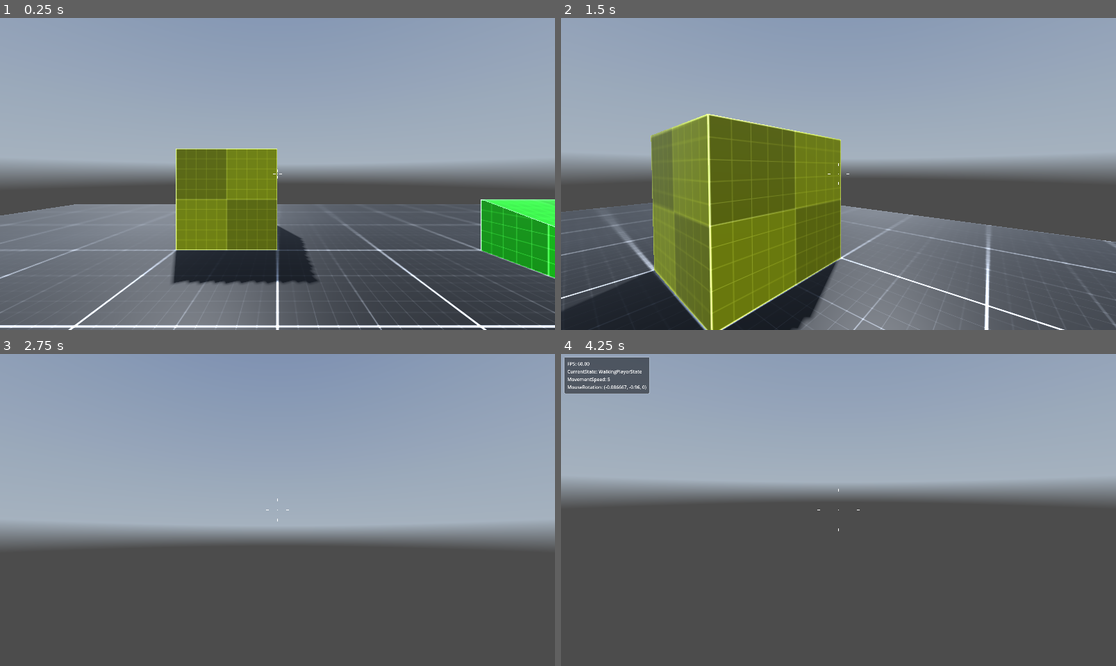
Above: before the commit, frames 1-4 (two rows, left to right).
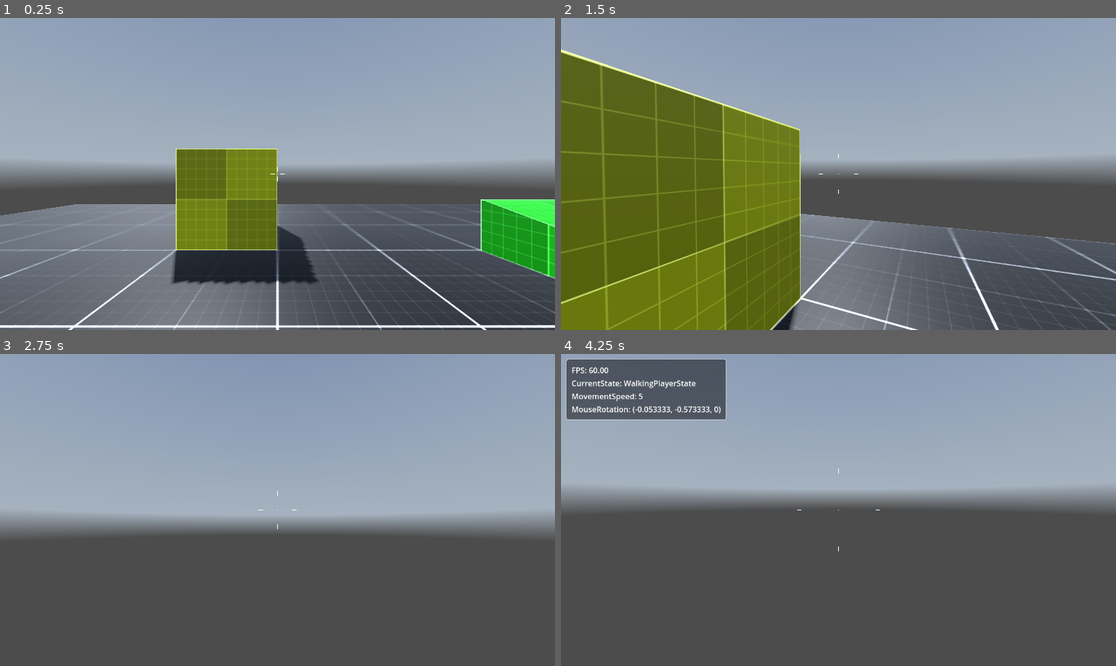
Above: after the commit, the same moments.

Repository: kiowe/shooter-game-godot
Game: Godot game, scene res://levels/level_001.tscn
Two runs of this game, one before a commit and one after it. Both use one fixed random seed, a clock stepped at 60 frames per second and the inputs below. A sky picture missing from this copy of the repository is replaced by a grey-blue gradient.
Inputs (mouse positions are in pixels of both pictures, inside the frame that each line leads up to):
- Up to frame 1 (0.25 s): no input
- Up to frame 2 (1.5 s): tap Enter at 0.5 s; move the mouse to (866, 174) at 0.52 s; hold C (crouch) 0.53-1.28 s; hold W (move_forward) from 0.53 s (still down); tap Space (jump) at 0.77, 1.07 s; tap Shift (sprint) at 0.8, 1.35 s; move the mouse to (810, 174) at 1.27 s
- Up to frame 3 (2.75 s): keep holding W (move_forward); tap Space (jump) at 1.52, 1.55, 1.82, 2.1 s; move the mouse to (288, 503) at 2.02 s; hold C (crouch) from 2.03 s (still down)
- Up to frame 4 (4.25 s): keep holding W (move_forward); move the mouse to (832, 516) at 2.77 s; release C (crouch) at 2.78 s; tap C (crouch) at 2.85 s; tap Space (jump) at 3.02, 3.32, 3.77, 3.8, 4.07 s; tap Shift (sprint) at 3.05 s; move the mouse to (877, 513) at 3.52 s; hold Shift (sprint) from 3.53 s (still down); tap ` (debug) at 4.15 s

The runs differ from the first frame. In frame 1, less than 0.1% of the frame differs, in the area x 48-52%, y 47-53%; in frame 2, 31%, in the area x 0-100%, y 10-100%; in frame 3, 8.1%; in frame 4, 10%.

Commit message:
optimized state machine

Diff:
--- a/controllers/fps_controller.tscn
+++ b/controllers/fps_controller.tscn
@@ -157,6 +157,45 @@
 tracks/8/interp = 1
 tracks/8/loop_wrap = true
 tracks/8/keys = {
+"handle_modes": PackedInt32Array(0),
+"points": PackedFloat32Array(0, -0.25, 0, 0.25, 0),
+"times": PackedFloat32Array(0)
+}
+
+[sub_resource type="Animation" id="Animation_t1egt"]
+resource_name = "Sprinting"
+length = 1.2
+loop_mode = 1
+step = 0.01
+tracks/0/type = "bezier"
+tracks/0/imported = false
+tracks/0/enabled = true
+tracks/0/path = NodePath("CameraController/Camera3D:position:x")
+tracks/0/interp = 1
+tracks/0/loop_wrap = true
+tracks/0/keys = {
+"handle_modes": PackedInt32Array(0, 0, 0, 0),
+"points": PackedFloat32Array(0, -0.25, 0, 0.1, 0.0409562, 0.1, -0.12, -0.00494164, 0.25, -0.00148831, -0.1, -0.28, 0.003974, 0.155302, 0.00167177, 0, -0.09, -0.000483825, 0, 0),
+"times": PackedFloat32Array(0, 0.3, 0.85, 1.2)
+}
+tracks/1/type = "bezier"
+tracks/1/imported = false
+tracks/1/enabled = true
+tracks/1/path = NodePath("CameraController/Camera3D:position:y")
+tracks/1/interp = 1
+tracks/1/loop_wrap = true
+tracks/1/keys = {
+"handle_modes": PackedInt32Array(0, 0, 0, 0, 0),
+"points": PackedFloat32Array(-0.00027446, -0.25, 0, 0.1, 0.00888069, 0.066, -0.1, -0.000863567, 0.1, -0.0203568, -0.036, -0.0967422, 0.000982855, 0.103258, 0.00328507, 0.066, -0.09, 0.000435971, 0.133258, 0.000280589, 0, -0.296742, -0.0983282, 0.25, 0),
+"times": PackedFloat32Array(0, 0.2, 0.49, 0.76, 1.2)
+}
+tracks/2/type = "bezier"
+tracks/2/imported = false
+tracks/2/enabled = true
+tracks/2/path = NodePath("CameraController/Camera3D:position:z")
+tracks/2/interp = 1
+tracks/2/loop_wrap = true
+tracks/2/keys = {
 "handle_modes": PackedInt32Array(0),
 "points": PackedFloat32Array(0, -0.25, 0, 0.25, 0),
 "times": PackedFloat32Array(0)
@@ -201,45 +240,6 @@
 "times": PackedFloat32Array(0)
 }
 
-[sub_resource type="Animation" id="Animation_t1egt"]
-resource_name = "Sprinting"
-length = 1.2
-loop_mode = 1
-step = 0.01
-tracks/0/type = "bezier"
-tracks/0/imported = false
-tracks/0/enabled = true
-tracks/0/path = NodePath("CameraController/Camera3D:position:x")
-tracks/0/interp = 1
-tracks/0/loop_wrap = true
-tracks/0/keys = {
-"handle_modes": PackedInt32Array(0, 0, 0, 0),
-"points": PackedFloat32Array(0, -0.25, 0, 0.1, 0.0409562, 0.1, -0.12, -0.00494164, 0.25, -0.00148831, -0.1, -0.28, 0.003974, 0.155302, 0.00167177, 0, -0.09, -0.000483825, 0, 0),
-"times": PackedFloat32Array(0, 0.3, 0.85, 1.2)
-}
-tracks/1/type = "bezier"
-tracks/1/imported = false
-tracks/1/enabled = true
-tracks/1/path = NodePath("CameraController/Camera3D:position:y")
-tracks/1/interp = 1
-tracks/1/loop_wrap = true
-tracks/1/keys = {
-"handle_modes": PackedInt32Array(0, 0, 0, 0, 0),
-"points": PackedFloat32Array(-0.00027446, -0.25, 0, 0.1, 0.00888069, 0.066, -0.1, -0.000863567, 0.1, -0.0203568, -0.036, -0.0967422, 0.000982855, 0.103258, 0.00328507, 0.066, -0.09, 0.000435971, 0.133258, 0.000280589, 0, -0.296742, -0.0983282, 0.25, 0),
-"times": PackedFloat32Array(0, 0.2, 0.49, 0.76, 1.2)
-}
-tracks/2/type = "bezier"
-tracks/2/imported = false
-tracks/2/enabled = true
-tracks/2/path = NodePath("CameraController/Camera3D:position:z")
-tracks/2/interp = 1
-tracks/2/loop_wrap = true
-tracks/2/keys = {
-"handle_modes": PackedInt32Array(0),
-"points": PackedFloat32Array(0, -0.25, 0, 0.25, 0),
-"times": PackedFloat32Array(0)
-}
-
 [sub_resource type="AnimationLibrary" id="AnimationLibrary_r5ceo"]
 _data = {
 "Crouch": SubResource("Animation_8irfh"),
@@ -250,7 +250,6 @@
 
 [node name="CharacterBody3D" type="CharacterBody3D" node_paths=PackedStringArray("CAMERA_CONTROLLER", "ANIMATIONPLAYER", "CROUCH_SHAPECAST")]
 script = ExtResource("1_pgc1p")
-TOGGLE_CROUCH = false
 MOUSE_SENSITIVITY = 0.4
 CAMERA_CONTROLLER = NodePath("CameraController/Camera3D")
 ANIMATIONPLAYER = NodePath("AnimationPlayer")
@@ -344,16 +343,13 @@
 script = ExtResource("6_gjc3i")
 CURRENT_STATE = NodePath("IdlePlayerState")
 
-[node name="IdlePlayerState" type="Node" parent="PlayerStateMachine" node_paths=PackedStringArray("ANIMATION")]
+[node name="IdlePlayerState" type="Node" parent="PlayerStateMachine"]
 script = ExtResource("7_sfdku")
-ANIMATION = NodePath("../../AnimationPlayer")
-
-[node name="WalkingPlayerState" type="Node" parent="PlayerStateMachine" node_paths=PackedStringArray("ANIMATION")]
+
+[node name="WalkingPlayerState" type="Node" parent="PlayerStateMachine"]
 script = ExtResource("8_t5trl")
-ANIMATION = NodePath("../../AnimationPlayer")
-
-[node name="SprintingPlayerState" type="Node" parent="PlayerStateMachine" node_paths=PackedStringArray("ANIMATION")]
+
+[node name="SprintingPlayerState" type="Node" parent="PlayerStateMachine"]
 script = ExtResource("9_e14w0")
-ANIMATION = NodePath("../../AnimationPlayer")
 
 [connection signal="animation_started" from="AnimationPlayer" to="." method="_on_animation_player_animation_started"]
--- a/controllers/scripts/fps_controller.gd
+++ b/controllers/scripts/fps_controller.gd
@@ -1,44 +1,24 @@
-extends CharacterBody3D
+class_name Player extends CharacterBody3D
 
-@export var SPEED_DEFAULT : float = 5.0
-@export var SPEED_SPRINTING : float = 7.5
-@export var SPEED_CROUCH : float = 2.0
-@export var ACCELERATION : float = 0.1
-@export var DECELERATION : float = 0.25
-@export var JUMP_VELOCITY : float = 4.5
-@export var TOGGLE_CROUCH : bool = true
-@export_range(5, 10, 0.1) var CROUCH_SPEED : float = 7.0
-@export var MOUSE_SENSITIVITY : float = 0.35
+@export var MOUSE_SENSITIVITY : float = 0.5
 @export var TILT_LOWER_LIMIT := deg_to_rad(-90.0)
 @export var TILT_UPPER_LIMIT := deg_to_rad(90.0)
 @export var CAMERA_CONTROLLER : Camera3D
 @export var ANIMATIONPLAYER : AnimationPlayer
 @export var CROUCH_SHAPECAST : Node3D
 
-var _speed : float
 var _mouse_input : bool = false
-var _mouse_rotation : Vector3
 var _rotation_input : float
 var _tilt_input : float
+var _mouse_rotation : Vector3
 var _player_rotation : Vector3
 var _camera_rotation : Vector3
-
-var _is_crouching : bool = false
 
 var gravity = ProjectSettings.get_setting("physics/3d/default_gravity")
 
 func _input(event):
 	if event.is_action_pressed("exit"):
 		get_tree().quit()
-	if event.is_action_pressed("crouch") and is_on_floor() and TOGGLE_CROUCH == true: # Press to crouch and uncrouch
-		toggle_crouch()
-	if event.is_action_pressed("crouch") and (_is_crouching == false) and is_on_floor() and TOGGLE_CROUCH == false: # Hold to crouch
-		crouching(true)
-	if event.is_action_released("crouch") and (_is_crouching == true) and TOGGLE_CROUCH == false: # Release to uncrouch
-		if CROUCH_SHAPECAST.is_colliding() == false:
-			crouching(false)
-		elif CROUCH_SHAPECAST.is_colliding() == true:
-			uncrouch_check()
 
 func _unhandled_input(event: InputEvent) -> void:
 	_mouse_input = event is InputEventMouseMotion and Input.get_mouse_mode() == Input.MOUSE_MODE_CAPTURED
@@ -69,70 +49,33 @@
 	# Get mouse input
 	Input.mouse_mode = Input.MOUSE_MODE_CAPTURED
 
-	# Set default speed
-	_speed = SPEED_DEFAULT
-
 	# Add crouch check shapecast collision exception for CharacterBody3D node
 	CROUCH_SHAPECAST.add_exception($".")
 
 func _physics_process(delta: float) -> void:
-	Global.debug.add_property("MovementSpeed", _speed, 2)
 	Global.debug.add_property("MouseRotation", _mouse_rotation, 3)
-
-	# Add the gravity.
-	if not is_on_floor():
-		velocity.y -= gravity * delta
 
 	# Update camera movement based on mouse movement
 	_update_camera(delta)
 
-	# Handle jump.
-	if Input.is_action_just_pressed("jump") and is_on_floor() and _is_crouching == false:
-		velocity.y = JUMP_VELOCITY
+func update_gravity(delta) -> void:
+	velocity.y -= gravity * delta
 
+func update_input(speed: float, acceleration: float, deceleration: float) -> void:
+	Global.debug.add_property("MovementSpeed", speed, 2)
 	# Get the input direction and handle the movement/deceleration.
 	# As good practice, you should replace UI actions with custom gameplay actions.
-	var input_dir := Input.get_vector("move_left", "move_right", "move_forward", "move_backward")
-	var direction := (transform.basis * Vector3(input_dir.x, 0, input_dir.y)).normalized()
+	var input_dir = Input.get_vector("move_left", "move_right", "move_forward", "move_backward")
+	var direction = (transform.basis * Vector3(input_dir.x, 0, input_dir.y)).normalized()
 	if direction:
-		velocity.x = lerp(velocity.x, direction.x * _speed, ACCELERATION)
-		velocity.z = lerp(velocity.z, direction.z * _speed, ACCELERATION)
+		velocity.x = lerp(velocity.x, direction.x * speed, acceleration)
+		velocity.z = lerp(velocity.z, direction.z * speed, acceleration)
 	else:
-		var vel = Vector2(velocity.x, velocity.z)
-		velocity.x = vel.normalized().x * move_toward(Vector2(velocity.x, velocity.z).length(), 0, DECELERATION)
-		velocity.z = vel.normalized().y * move_toward(Vector2(velocity.x, velocity.z).length(), 0, DECELERATION)
+		#var vel = Vector2(velocity.x, velocity.z)
+		#velocity.x = vel.normalized().x * move_toward(Vector2(velocity.x, velocity.z).length(), 0, deceleration)
+		#velocity.z = vel.normalized().y * move_toward(Vector2(velocity.x, velocity.z).length(), 0, deceleration)
+		velocity.x = move_toward(velocity.x, 0, deceleration)
+		velocity.z = move_toward(velocity.z, 0, deceleration)
 
+func update_velocity() -> void:
 	move_and_slide()
-
-func toggle_crouch():
-	if _is_crouching == true and CROUCH_SHAPECAST.is_colliding() == false:
-		crouching(false)
-	elif _is_crouching == false:
-		crouching(true)
-
-func uncrouch_check():
-	if CROUCH_SHAPECAST.is_colliding() == false:
-		crouching(false)
-	if CROUCH_SHAPECAST.is_colliding() == true:
-		await get_tree().create_timer(0.1).timeout
-		uncrouch_check()
-
-func crouching(state: bool):
-	match state:
-		true:
-			ANIMATIONPLAYER.play("Crouch", 0, CROUCH_SPEED)
-			set_movement_speed("crouching")
-		false:
-			ANIMATIONPLAYER.play("Crouch", 0, -CROUCH_SPEED, true)
-			set_movement_speed("default")
-
-func _on_animation_player_animation_started(anim_name: StringName) -> void:
-	if anim_name == "Crouch":
-		_is_crouching = !_is_crouching
-
-func set_movement_speed(state: String):
-	match state:
-		"default":
-			_speed = SPEED_DEFAULT
-		"crouching":
-			_speed = SPEED_CROUCH
--- a/controllers/scripts/idle_player_state.gd
+++ b/controllers/scripts/idle_player_state.gd
@@ -1,12 +1,18 @@
 class_name IdlePlayerState
 
-extends State
+extends PlayerMovementState
 
-@export var ANIMATION : AnimationPlayer
+@export var SPEED : float = 5.0
+@export var ACCELERATION : float = 0.1
+@export var DECELERATION : float = 0.25
 
 func enter() -> void:
 	ANIMATION.pause()
 
-func update(_delta: float):
-	if Global.player.velocity.length() > 0.0 and Global.player.is_on_floor():
+func update(delta: float):
+	PLAYER.update_gravity(delta)
+	PLAYER.update_input(SPEED, ACCELERATION, DECELERATION)
+	PLAYER.update_velocity()
+
+	if PLAYER.velocity.length() > 0.0 and PLAYER.is_on_floor():
 		transition.emit("WalkingPlayerState")
--- a/controllers/scripts/sprinting_player_state.gd
+++ b/controllers/scripts/sprinting_player_state.gd
@@ -1,21 +1,25 @@
 class_name SprintingPlayerState
 
-extends State
+extends PlayerMovementState
 
-@export var ANIMATION : AnimationPlayer
+@export var SPEED : float = 7.5
+@export var ACCELERATION : float = 0.1
+@export var DECELERATION : float = 0.25
 @export var TOP_ANIM_SPEED : float = 1.6
 
 func enter() -> void:
 	ANIMATION.play("Sprinting", 0.5, 1.0)
-	Global.player._speed = Global.player.SPEED_SPRINTING
 
-func update(_delta) -> void:
-	set_animation_speed(Global.player.velocity.length())
+func update(delta) -> void:
+	PLAYER.update_gravity(delta)
+	PLAYER.update_input(SPEED, ACCELERATION, DECELERATION)
+	PLAYER.update_velocity()
+
+	set_animation_speed(PLAYER.velocity.length())
+
+	if Input.is_action_just_released("sprint"):
+		transition.emit("WalkingPlayerState")
 
 func set_animation_speed(spd):
-	var alpha = remap(spd, 0.0, Global.player.SPEED_SPRINTING, 0.0, 1.0)
+	var alpha = remap(spd, 0.0, SPEED, 0.0, 1.0)
 	ANIMATION.speed_scale = lerp(0.0, TOP_ANIM_SPEED, alpha)
-
-func _input(event: InputEvent) -> void:
-	if event.is_action_released("sprint"):
-		transition.emit("WalkingPlayerState")
--- a/controllers/scripts/walking_player_state.gd
+++ b/controllers/scripts/walking_player_state.gd
@@ -1,23 +1,29 @@
 class_name WalkingPlayerState
 
-extends State
+extends PlayerMovementState
 
-@export var ANIMATION : AnimationPlayer
+@export var SPEED : float = 5.0
+@export var ACCELERATION : float = 0.1
+@export var DECELERATION : float = 0.25
 @export var TOP_ANIM_SPEED : float = 2.2
 
 func enter() -> void:
 	ANIMATION.play("Walking", -1.0, 1.0)
-	Global.player._speed = Global.player.SPEED_DEFAULT
 
-func update(_delta: float):
-	set_animation_speed(Global.player.velocity.length())
-	if Global.player.velocity.length() == 0.0:
+func update(delta: float):
+	PLAYER.update_gravity(delta)
+	PLAYER.update_input(SPEED, ACCELERATION, DECELERATION)
+	PLAYER.update_velocity()
+
+	set_animation_speed(PLAYER.velocity.length())
+
+	if PLAYER.velocity.length() == 0.0:
 		transition.emit("IdlePlayerState")
 
 func set_animation_speed(spd):
-	var alpha = remap(spd, 0.0, Global.player.SPEED_DEFAULT, 0.0, 1.0)
+	var alpha = remap(spd, 0.0, SPEED, 0.0, 1.0)
 	ANIMATION.speed_scale = lerp(0.0, TOP_ANIM_SPEED, alpha)
 
 func _input(event: InputEvent) -> void:
-	if event.is_action_pressed("sprint") and Global.player.is_on_floor():
+	if event.is_action_pressed("sprint") and PLAYER.is_on_floor():
 		transition.emit("SprintingPlayerState")
--- a/project.godot
+++ b/project.godot
@@ -21,9 +21,6 @@
 
 [display]
 
-window/size/viewport_width=1920
-window/size/viewport_height=1080
-window/size/mode=3
 window/size/always_on_top=true
 window/vsync/vsync_mode=0
 
--- /dev/null
+++ b/scripts/player_movement_state.gd
@@ -0,0 +1,14 @@
+class_name PlayerMovementState
+
+extends State
+
+var PLAYER : Player
+var ANIMATION : AnimationPlayer
+
+func _ready() -> void:
+	await owner.ready
+	PLAYER = owner as Player
+	ANIMATION = PLAYER.ANIMATIONPLAYER
+
+func _process(delta: float) -> void:
+	pass
--- a/scripts/state_machine.gd
+++ b/scripts/state_machine.gd
@@ -13,6 +13,7 @@
 		else:
 			push_warning("The state machine contains an incompatible child node!")
 
+	await owner.ready
 	CURRENT_STATE.enter()
 
 func _process(delta: float) -> void:
